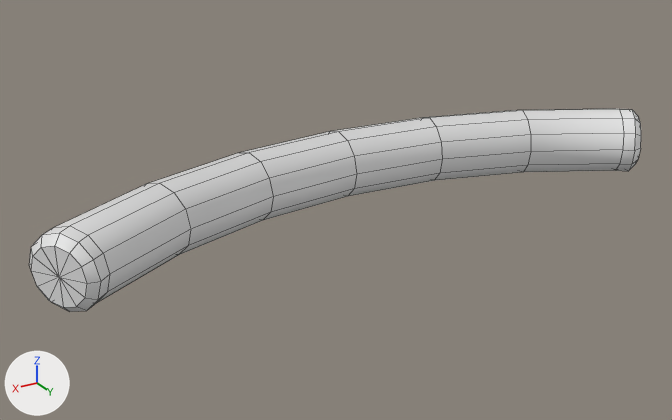
What one commit did to the FBX model ROOT_demo/Assets/Resources/Unit/Mesh/NewTierLED.fbx.
One viewpoint serves both versions: a 50 mm camera at (0.404, 0.198, 0.29) aimed at (0.026, -0.432, -0.025). The lights are fixed; the arrows at lower left show +X, +Y and +Z. Mesh edges are drawn as thin lines.

The older version as bpy lines, for what is in view:
```python
me_torus_002 = bpy.data.meshes.new('Torus.002')
me_torus_002.from_pydata(...)  # 134 vertices, 144 faces; spans x -0.289..0.289, y -0.5..-0.359, z -0.03..0.03
ob_newtierled_single = bpy.data.objects.new('NewTierLED_Single', me_torus_002)
ob_newtierled_single.location = (0.0, 0.0, 0.0)
```
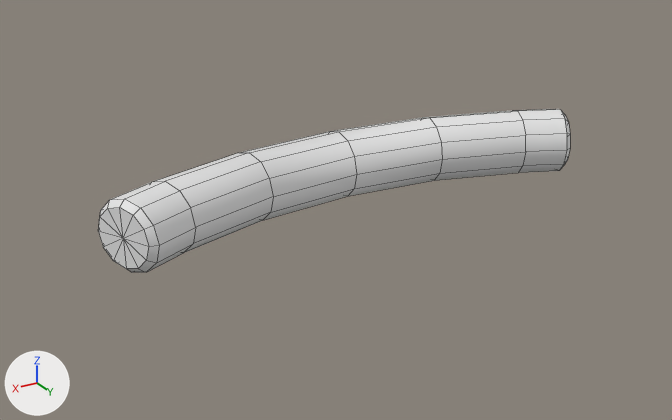
Commit message: 调整新的环状接头LED

Pixel boxes (x1, y1, x2, y2) of what changed, in the pictures (672 x 420 px):
```json
{"object": "NewTierLED_Single", "change": "reshaped", "before": [29, 109, 641, 312], "after": [98, 109, 570, 272], "on screen": "23% narrower, 20% shorter"}
{"part": 1, "of": "me_torus_002", "change": "cut back", "before": [423, 109, 641, 180], "after": [423, 109, 570, 180]}
{"part": 2, "of": "me_torus_002", "change": "cut back", "before": [29, 153, 273, 312], "after": [98, 153, 273, 272]}
```

Edits to the scene script, one JSON object a line:
```json
{"block": "me_torus_002", "where": "# used by ob_newtierled_single; location = (0.0, 0.0, 0.0)"}
{"op": "remove", "block": "me_torus_002", "code": "me_torus_002.from_pydata(...)  # 134 vertices, 144 faces; spans x -0.289..0.289, y -0.5..-0.359, z -0.03..0.03"}
{"op": "add", "block": "me_torus_002", "code": "me_torus_002.from_pydata(...)  # 110 vertices, 120 faces; spans x -0.229..0.229, y -0.5..-0.392, z -0.03..0.03"}
{"block": "me_torus_002", "change": "me_torus_002 part 1"}
{"block": "me_torus_002", "change": "13 vertices are removed from x -0.289..-0.262, y -0.398..-0.36, z -0.023..0.023"}
{"block": "me_torus_002", "change": "24 faces are deleted"}
{"block": "me_torus_002", "change": "10 vertices in x -0.19..-0.17, y -0.458..-0.41, z -0.03..0.03 move by (0.005, -0.002, 0.0)"}
{"block": "me_torus_002", "change": "3 vertices in x -0.278..-0.276, y -0.416..-0.412, z -0.015..0.015 move by (0.051, -0.029, 0.0)"}
{"block": "me_torus_002", "change": "23 vertices move from x -0.288..-0.168, y -0.462..-0.359, z -0.03..0.03 to x -0.229..-0.164, y -0.463..-0.392, z -0.03..0.03"}
{"block": "me_torus_002", "change": "1 vertex is added at (-0.218, -0.417, 0.0)"}
{"block": "me_torus_002", "change": "12 new faces join them"}
{"block": "me_torus_002", "change": "me_torus_002 part 2"}
{"block": "me_torus_002", "change": "13 vertices are removed from x 0.262..0.289, y -0.398..-0.36, z -0.023..0.023"}
{"block": "me_torus_002", "change": "24 faces are deleted"}
{"block": "me_torus_002", "change": "10 vertices in x 0.17..0.19, y -0.458..-0.41, z -0.03..0.03 move by (-0.005, -0.002, 0.0)"}
{"block": "me_torus_002", "change": "3 vertices in x 0.276..0.278, y -0.416..-0.412, z -0.015..0.015 move by (-0.051, -0.029, 0.0)"}
{"block": "me_torus_002", "change": "23 vertices move from x 0.168..0.288, y -0.462..-0.359, z -0.03..0.03 to x 0.164..0.229, y -0.463..-0.392, z -0.03..0.03"}
{"block": "me_torus_002", "change": "1 vertex is added at (0.218, -0.417, 0.0)"}
{"block": "me_torus_002", "change": "12 new faces join them"}
```
